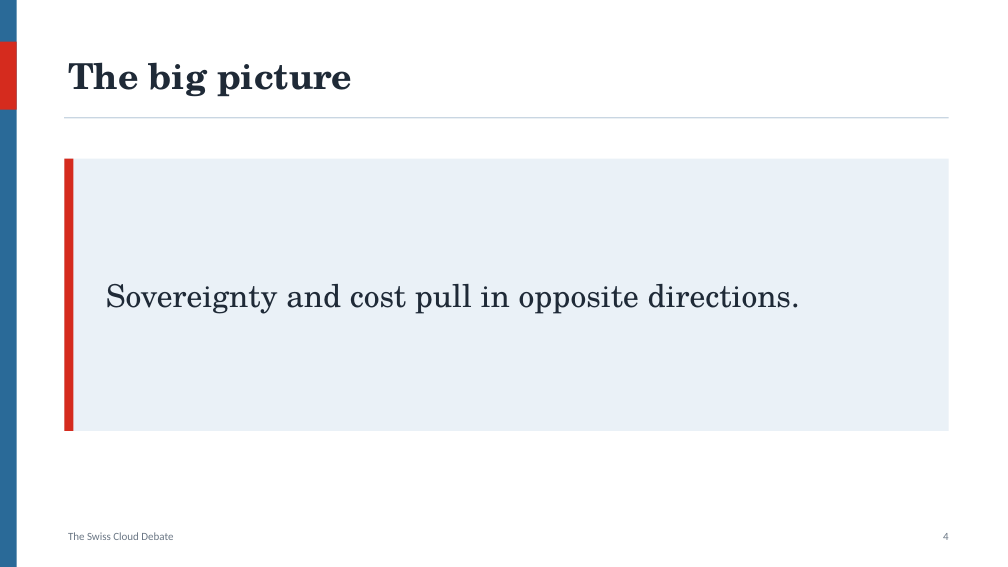
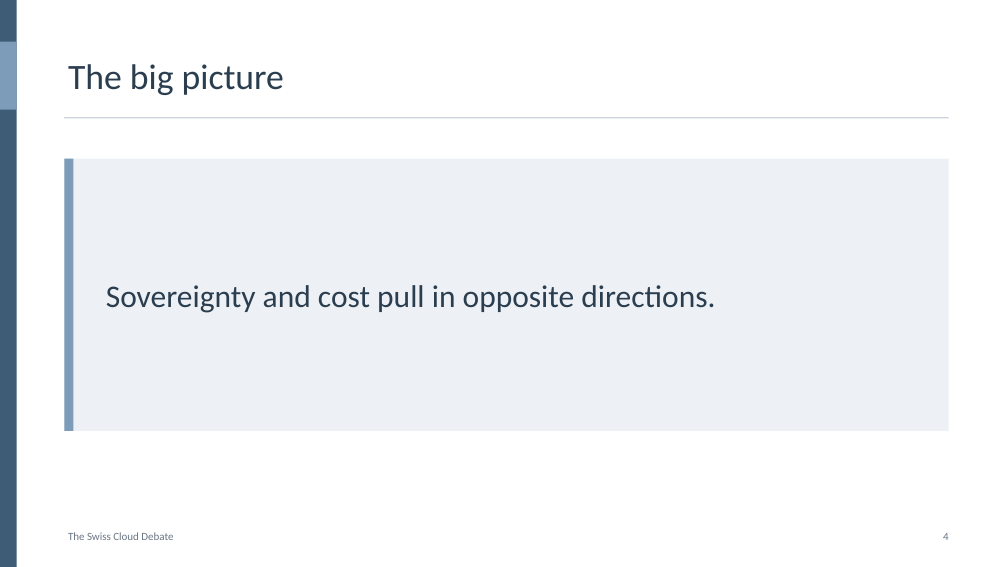
Before and after one commit to am-buzz/family-ai-hub, a slide deck: slide 4 of tools/samples/Sample-Deck.pptx. Drawn at 1008x567 pixels with LibreOffice and Linux fonts; fonts in the diff are those of the drawing. Boxes give left, top, right and bottom in pixels: in the first picture for what was removed or moved away, otherwise in the second. Text is boxed around its words. In the diff, an @@ line names an element or a change of style, - is before the commit and + after.

```diff
--- a/tools/samples/Sample-Deck.pptx
+++ b/tools/samples/Sample-Deck.pptx
@@ rectangle at (0,0,17,567): fill #2A6A98 to #3E5C76 @@
@@ rectangle at (0,42,17,110): fill #D52B1E to #7C9CBA @@
@@ title "The big picture" at (68,64,284,95): font TeX Gyre Schola to Calibri, text colour #1F2A37 to #2B3E50, bold off @@
@@ rectangle at (64,159,73,431): fill #D52B1E to #7C9CBA @@
@@ rectangle at (64,159,949,431): fill #EAF1F7 to #EDF1F5 @@
@@ text "Sovereignty and cost pull in ..." at (106,285,715,313): font TeX Gyre Schola to Calibri, text colour #1F2A37 to #2B3E50 @@
```
Also in this commit, not shown: 8 other slides changed, 5 other files.
